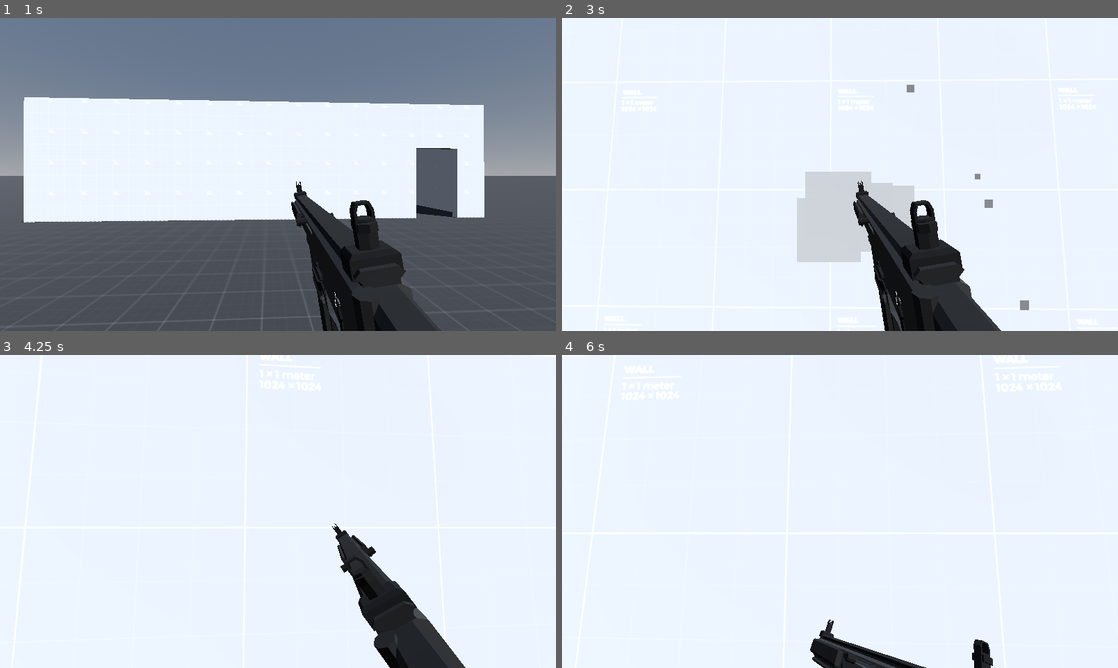
Above: before the commit, frames 1-4 (two rows, left to right).
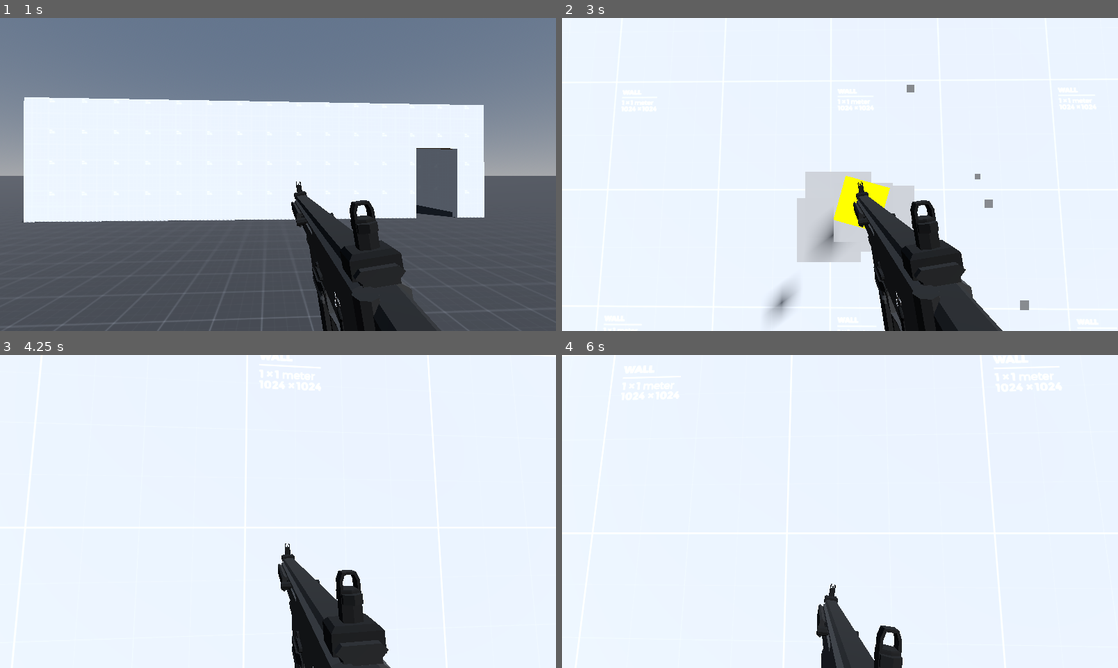
Above: after the commit, the same moments.

Repository: Ieida/Tactical-FPS-Godot
Game: Godot game, scene res://level_0/level_0.tscn
The game is run twice, just before and just after one commit, with the same random seed, the same clock (stepped at 60 frames per second) and the same inputs.
Inputs (mouse positions are in pixels of both pictures, inside the frame that each line leads up to):
- Up to frame 1 (1 s): tap Enter at 0.5 s; move the mouse to (305, 174) at 0.52 s; hold W (move_forward) from 0.53 s (still down); tap T (rack_slide) at 0.6 s; right-click (305, 174) at 0.8 s
- Up to frame 2 (3 s): keep holding W (move_forward); move the mouse to (812, 174) at 1.27 s; right-click (812, 174) at 1.35 s; tap T (rack_slide) at 1.55, 2.1 s; move the mouse to (851, 168) at 2.02 s; right-click (851, 168) at 2.3 s; move the mouse to (834, 180) at 2.77 s; click (834, 180) at 2.85 s
- Up to frame 3 (4.25 s): keep holding W (move_forward); tap T (rack_slide) at 3.05 s; move the mouse to (316, 514) at 3.52 s; right-click (316, 514) at 3.6 s; tap R (reload) at 4.15 s
- Up to frame 4 (6 s): move the mouse to (795, 508) at 4.27 s; tap T (rack_slide) at 4.35, 5.85 s; tap Space at 5 s; move the mouse to (845, 511) at 5.02 s; right-click (845, 511) at 5.1 s; tap Enter at 5.75 s; move the mouse to (817, 505) at 5.77 s; release W (move_forward) at 5.78 s; hold D (move_right) from 5.78 s (still down)

Frame 1 is identical in both runs. In frame 2, 1.7% of the frame differs, in the area x 36-80%, y 50-100%; in frame 3, 8.0%, in the area x 50-84%, y 53-100%; in frame 4, 1.9%.

Commit message:
aim down sights

Diff:
--- a/gun/gun.gd
+++ b/gun/gun.gd
@@ -11,6 +11,7 @@
 @export var fire_mode: FireMode = FireMode.SINGLE
 @export_range(0.0, 1.0) var recoil_multiplier: float
 @export_range(0.0, 1.0) var spread_multiplier: float
+@export var muzzle_flash: GPUParticles3D
 var _chambered_bullet: Bullet
 var _time_since_last_shot: float
 var _time_between_shots: float
@@ -52,6 +53,9 @@
 		_shoot_bullet()
 
 func _shoot_bullet():
+	# Muzzle flash
+	muzzle_flash.restart()
+
 	# Spread
 	var sprd = _chambered_bullet.spread * spread_multiplier * 45.0
 	_chambered_bullet.rotate_object_local(Vector3.BACK, deg_to_rad(randf_range(-180.0, 180.0)))
--- a/player/player.tscn
+++ b/player/player.tscn
@@ -16,6 +16,107 @@
 
 [sub_resource type="SeparationRayShape3D" id="SeparationRayShape3D_d8cd5"]
 
+[sub_resource type="Animation" id="Animation_1x0hq"]
+resource_name = "rack_slide"
+
+[sub_resource type="Animation" id="Animation_dd5lv"]
+resource_name = "recoil"
+
+[sub_resource type="Animation" id="Animation_ej3cw"]
+resource_name = "reload"
+
+[sub_resource type="AnimationLibrary" id="AnimationLibrary_02dpj"]
+_data = {
+"rack_slide": SubResource("Animation_1x0hq"),
+"recoil": SubResource("Animation_dd5lv"),
+"reload": SubResource("Animation_ej3cw")
+}
+
+[sub_resource type="Animation" id="Animation_2t8t8"]
+resource_name = "aim_down_sights"
+length = 0.1
+tracks/0/type = "value"
+tracks/0/imported = false
+tracks/0/enabled = true
+tracks/0/path = NodePath("SMG:position")
+tracks/0/interp = 1
+tracks/0/loop_wrap = true
+tracks/0/keys = {
+"times": PackedFloat32Array(0, 0.1),
+"transitions": PackedFloat32Array(1, 1),
+"update": 0,
+"values": [Vector3(0.05, -0.08, -0.22), Vector3(0, -0.063, -0.22)]
+}
+tracks/1/type = "value"
+tracks/1/imported = false
+tracks/1/enabled = true
+tracks/1/path = NodePath("SMG:rotation")
+tracks/1/interp = 1
+tracks/1/loop_wrap = true
+tracks/1/keys = {
+"times": PackedFloat32Array(0, 0.1),
+"transitions": PackedFloat32Array(1, 1),
+"update": 0,
+"values": [Vector3(0, 0, 0.165806), Vector3(0, 0, 0)]
+}
+tracks/2/type = "value"
+tracks/2/imported = false
+tracks/2/enabled = true
+tracks/2/path = NodePath("..:fov")
+tracks/2/interp = 1
+tracks/2/loop_wrap = true
+tracks/2/keys = {
+"times": PackedFloat32Array(0, 0.1),
+"transitions": PackedFloat32Array(1, 1),
+"update": 0,
+"values": [75.0, 50.0]
+}
+
+[sub_resource type="Animation" id="Animation_gqc1y"]
+length = 0.001
+tracks/0/type = "value"
+tracks/0/imported = false
+tracks/0/enabled = true
+tracks/0/path = NodePath("SMG:position")
+tracks/0/interp = 1
+tracks/0/loop_wrap = true
+tracks/0/keys = {
+"times": PackedFloat32Array(0),
+"transitions": PackedFloat32Array(1),
+"update": 0,
+"values": [Vector3(0.05, -0.08, -0.22)]
+}
+tracks/1/type = "value"
+tracks/1/imported = false
+tracks/1/enabled = true
+tracks/1/path = NodePath("SMG:rotation")
+tracks/1/interp = 1
+tracks/1/loop_wrap = true
+tracks/1/keys = {
+"times": PackedFloat32Array(0),
+"transitions": PackedFloat32Array(1),
+"update": 0,
+"values": [Vector3(0, 0, 0.165806)]
+}
+tracks/2/type = "value"
+tracks/2/imported = false
+tracks/2/enabled = true
+tracks/2/path = NodePath("..:fov")
+tracks/2/interp = 1
+tracks/2/loop_wrap = true
+tracks/2/keys = {
+"times": PackedFloat32Array(0),
+"transitions": PackedFloat32Array(1),
+"update": 0,
+"values": [75.0]
+}
+
+[sub_resource type="AnimationLibrary" id="AnimationLibrary_owug2"]
+_data = {
+"RESET": SubResource("Animation_gqc1y"),
+"aim_down_sights": SubResource("Animation_2t8t8")
+}
+
 [sub_resource type="Animation" id="Animation_2qp58"]
 length = 0.001
 tracks/0/type = "value"
@@ -41,6 +142,42 @@
 "transitions": PackedFloat32Array(1),
 "update": 0,
 "values": [Vector3(0, 0, 0.165806)]
+}
+tracks/2/type = "value"
+tracks/2/imported = false
+tracks/2/enabled = true
+tracks/2/path = NodePath("..:fov")
+tracks/2/interp = 1
+tracks/2/loop_wrap = true
+tracks/2/keys = {
+"times": PackedFloat32Array(0),
+"transitions": PackedFloat32Array(1),
+"update": 0,
+"values": [75.0]
+}
+tracks/3/type = "value"
+tracks/3/imported = false
+tracks/3/enabled = true
+tracks/3/path = NodePath(".:position")
+tracks/3/interp = 1
+tracks/3/loop_wrap = true
+tracks/3/keys = {
+"times": PackedFloat32Array(0),
+"transitions": PackedFloat32Array(1),
+"update": 0,
+"values": [Vector3(0, 0, 0)]
+}
+tracks/4/type = "value"
+tracks/4/imported = false
+tracks/4/enabled = true
+tracks/4/path = NodePath(".:rotation")
+tracks/4/interp = 1
+tracks/4/loop_wrap = true
+tracks/4/keys = {
+"times": PackedFloat32Array(0),
+"transitions": PackedFloat32Array(1),
+"update": 0,
+"values": [Vector3(0, 0, 0)]
 }
 
 [sub_resource type="Animation" id="Animation_bu5vc"]
@@ -50,14 +187,26 @@
 tracks/0/type = "value"
 tracks/0/imported = false
 tracks/0/enabled = true
-tracks/0/path = NodePath("SMG:position")
+tracks/0/path = NodePath(".:position")
 tracks/0/interp = 1
 tracks/0/loop_wrap = true
 tracks/0/keys = {
 "times": PackedFloat32Array(0, 0.05, 0.1),
 "transitions": PackedFloat32Array(1, 1, 1),
 "update": 0,
-"values": [Vector3(0.05, -0.08, -0.22), Vector3(0.05, -0.08, -0.2), Vector3(0.05, -0.08, -0.22)]
+"values": [Vector3(0, 0, 0), Vector3(0, 0, 0.02), Vector3(0, 0, 0)]
+}
+tracks/1/type = "value"
+tracks/1/imported = false
+tracks/1/enabled = true
+tracks/1/path = NodePath(".:rotation")
+tracks/1/interp = 1
+tracks/1/loop_wrap = true
+tracks/1/keys = {
+"times": PackedFloat32Array(0),
+"transitions": PackedFloat32Array(1),
+"update": 0,
+"values": [Vector3(0, 0, 0)]
 }
 
 [sub_resource type="Animation" id="Animation_tqkit"]
@@ -67,26 +216,26 @@
 tracks/0/type = "value"
 tracks/0/imported = false
 tracks/0/enabled = true
-tracks/0/path = NodePath("SMG:position")
-tracks/0/interp = 1
-tracks/0/loop_wrap = true
-tracks/0/keys = {
-"times": PackedFloat32Array(0, 0.04, 0.08, 0.12, 0.3),
+tracks/0/path = NodePath(".:position")
+tracks/0/interp = 1
+tracks/0/loop_wrap = true
+tracks/0/keys = {
+"times": PackedFloat32Array(0, 0.04, 0.08, 0.14, 0.3),
 "transitions": PackedFloat32Array(1, 1, 1, 1, 1),
 "update": 0,
-"values": [Vector3(0.05, -0.08, -0.22), Vector3(0.05, -0.08, -0.195), Vector3(0.05, -0.08, -0.22), Vector3(0.05, -0.08, -0.225), Vector3(0.05, -0.08, -0.22)]
-}
-tracks/1/type = "value"
-tracks/1/imported = false
-tracks/1/enabled = true
-tracks/1/path = NodePath("SMG:rotation")
-tracks/1/interp = 1
-tracks/1/loop_wrap = true
-tracks/1/keys = {
-"times": PackedFloat32Array(0, 0.04, 0.08, 0.12, 0.3),
+"values": [Vector3(0, 0, 0), Vector3(0, 0, 0.025), Vector3(0, 0, 0), Vector3(0, 0, -0.005), Vector3(0, 0, 0)]
+}
+tracks/1/type = "value"
+tracks/1/imported = false
+tracks/1/enabled = true
+tracks/1/path = NodePath(".:rotation")
+tracks/1/interp = 1
+tracks/1/loop_wrap = true
+tracks/1/keys = {
+"times": PackedFloat32Array(0, 0.04, 0.08, 0.14, 0.3),
 "transitions": PackedFloat32Array(1, 1, 1, 1, 1),
 "update": 0,
-"values": [Vector3(0, 0, 0.165806), Vector3(0.0238237, -1.83981e-10, 0.165806), Vector3(0, 0, 0.165806), Vector3(0.00626573, -3.04825e-10, 0.165806), Vector3(0, 0, 0.165806)]
+"values": [Vector3(0, 0, 0), Vector3(0.0244346, 0, 0), Vector3(0, 0, 0), Vector3(-0.00698132, 0, 0), Vector3(0, 0, 0)]
 }
 
 [sub_resource type="Animation" id="Animation_g7t13"]
@@ -95,14 +244,42 @@
 tracks/0/type = "value"
 tracks/0/imported = false
 tracks/0/enabled = true
+tracks/0/path = NodePath(".:rotation")
+tracks/0/interp = 1
+tracks/0/loop_wrap = true
+tracks/0/keys = {
+"times": PackedFloat32Array(0, 0.2, 0.3, 1.6, 1.7, 1.8, 2),
+"transitions": PackedFloat32Array(1, 1, 1, 1, 1, 1, 1),
+"update": 0,
+"values": [Vector3(0, 0, 0), Vector3(-0.444504, 0.196405, -0.477048), Vector3(-0.390082, 0.105109, -0.270627), Vector3(-0.390082, 0.105109, -0.270627), Vector3(-0.277159, 0.117668, -0.34956), Vector3(-0.277159, 0.117668, -0.34956), Vector3(0, 0, 0)]
+}
+tracks/1/type = "value"
+tracks/1/imported = false
+tracks/1/enabled = true
+tracks/1/path = NodePath(".:position")
+tracks/1/interp = 1
+tracks/1/loop_wrap = true
+tracks/1/keys = {
+"times": PackedFloat32Array(0),
+"transitions": PackedFloat32Array(1),
+"update": 0,
+"values": [Vector3(0, 0, 0)]
+}
+
+[sub_resource type="Animation" id="Animation_7ki1c"]
+resource_name = "aim_down_sights"
+length = 0.1
+tracks/0/type = "value"
+tracks/0/imported = false
+tracks/0/enabled = true
 tracks/0/path = NodePath("SMG:position")
 tracks/0/interp = 1
 tracks/0/loop_wrap = true
 tracks/0/keys = {
-"times": PackedFloat32Array(0, 0.1, 0.3, 1.6, 1.7, 1.8, 2),
-"transitions": PackedFloat32Array(1, 1, 1, 1, 1, 1, 1),
-"update": 0,
-"values": [Vector3(0.05, -0.08, -0.22), Vector3(0.163392, -0.08, -0.22), Vector3(0.0347883, -0.199328, -0.22), Vector3(0.0347883, -0.199328, -0.22), Vector3(0.0347883, -0.176807, -0.22), Vector3(0.0347883, -0.199328, -0.22), Vector3(0.05, -0.08, -0.22)]
+"times": PackedFloat32Array(0, 0.1),
+"transitions": PackedFloat32Array(1, 1),
+"update": 0,
+"values": [Vector3(0.05, -0.08, -0.22), Vector3(0, -0.063, -0.19)]
 }
 tracks/1/type = "value"
 tracks/1/imported = false
@@ -111,15 +288,28 @@
 tracks/1/interp = 1
 tracks/1/loop_wrap = true
 tracks/1/keys = {
-"times": PackedFloat32Array(0, 0.1, 0.3, 1.6, 1.7, 1.8, 2),
-"transitions": PackedFloat32Array(1, 1, 1, 1, 1, 1, 1),
-"update": 0,
-"values": [Vector3(0, 0, 0.165806), Vector3(8.08004e-09, -0.468254, 1.10502), Vector3(-0.395111, 0.460766, -0.533742), Vector3(-0.395111, 0.460766, -0.533742), Vector3(-0.328358, 0.427181, -0.51408), Vector3(-0.395111, 0.460766, -0.533742), Vector3(0, 0, 0.165806)]
+"times": PackedFloat32Array(0, 0.1),
+"transitions": PackedFloat32Array(1, 1),
+"update": 0,
+"values": [Vector3(0, 0, 0.165806), Vector3(0, 0, 0)]
+}
+tracks/2/type = "value"
+tracks/2/imported = false
+tracks/2/enabled = true
+tracks/2/path = NodePath("..:fov")
+tracks/2/interp = 1
+tracks/2/loop_wrap = true
+tracks/2/keys = {
+"times": PackedFloat32Array(0, 0.1),
+"transitions": PackedFloat32Array(1, 1),
+"update": 0,
+"values": [75.0, 60.0]
 }
 
 [sub_resource type="AnimationLibrary" id="AnimationLibrary_y3yaa"]
 _data = {
 "RESET": SubResource("Animation_2qp58"),
+"aim_down_sights": SubResource("Animation_7ki1c"),
 "rack_slide": SubResource("Animation_bu5vc"),
 "recoil": SubResource("Animation_tqkit"),
 "reload": SubResource("Animation_g7t13")
@@ -180,6 +370,7 @@
 
 [node name="PlayerCamera" type="Camera3D" parent="CharacterBody3D/Node3D" node_paths=PackedStringArray("body")]
 transform = Transform3D(1, 0, 0, 0, 1, 0, 0, 0, 1, 0, 0.5, 0)
+current = true
 script = ExtResource("2_jgt6g")
 body = NodePath("../..")
 
@@ -204,26 +395,33 @@
 
 [node name="AnimationPlayer" type="AnimationPlayer" parent="CharacterBody3D/Node3D/PlayerCamera/PlayerPistol"]
 libraries = {
-"": SubResource("AnimationLibrary_y3yaa")
-}
-
-[node name="PlayerSMG" type="Node3D" parent="CharacterBody3D/Node3D/PlayerCamera" node_paths=PackedStringArray("weapon", "camera", "animation_player", "magazine")]
+"": SubResource("AnimationLibrary_02dpj")
+}
+
+[node name="PlayerSMG" type="Node3D" parent="CharacterBody3D/Node3D/PlayerCamera" node_paths=PackedStringArray("weapon", "camera", "animation_player", "weapon_animation_player", "magazine")]
+transform = Transform3D(1, 0, 0, 0, 1, 0, 0, 0, 1, 0, 0, 0)
 script = ExtResource("4_pbdc1")
 weapon = NodePath("SMG")
 camera = NodePath("..")
 reload_time = 2.0
 bullet = ExtResource("7_i1ag6")
 animation_player = NodePath("AnimationPlayer")
+weapon_animation_player = NodePath("SMG/AnimationPlayer")
 magazine = NodePath("SMG/Magazine")
 
-[node name="SMG" parent="CharacterBody3D/Node3D/PlayerCamera/PlayerSMG" node_paths=PackedStringArray("magazine", "muzzle") instance=ExtResource("8_6ao76")]
+[node name="SMG" parent="CharacterBody3D/Node3D/PlayerCamera/PlayerSMG" node_paths=PackedStringArray("magazine") instance=ExtResource("8_6ao76")]
 transform = Transform3D(0.986285, -0.165048, 0, 0.165048, 0.986286, 0, 0, 0, 1, 0.05, -0.08, -0.22)
 magazine = NodePath("Magazine")
-muzzle = NodePath(".")
 
 [node name="Magazine" type="Node3D" parent="CharacterBody3D/Node3D/PlayerCamera/PlayerSMG/SMG"]
 script = ExtResource("6_7fstl")
 max_rounds = 30
+
+[node name="AnimationPlayer" type="AnimationPlayer" parent="CharacterBody3D/Node3D/PlayerCamera/PlayerSMG/SMG"]
+root_node = NodePath("../..")
+libraries = {
+"": SubResource("AnimationLibrary_owug2")
+}
 
 [node name="AnimationPlayer" type="AnimationPlayer" parent="CharacterBody3D/Node3D/PlayerCamera/PlayerSMG"]
 libraries = {
--- a/player_weapon/player_weapon.gd
+++ b/player_weapon/player_weapon.gd
@@ -5,6 +5,7 @@
 @export var reload_time: float
 @export var bullet: PackedScene
 @export var animation_player: AnimationPlayer
+@export var weapon_animation_player: AnimationPlayer
 @export var magazine: Magazine
 
 func _ready():
@@ -19,6 +20,10 @@
 		release_trigger()
 	if Input.is_action_just_pressed("reload"):
 		reload()
+	if Input.is_action_just_pressed("aim_down_sights"):
+		aim_down_sights()
+	elif Input.is_action_just_released("aim_down_sights"):
+		aim_hip()
 	#if Input.is_action_just_pressed("rack_slide"):
 	#	rack_slide()
 
@@ -39,6 +44,12 @@
 #endregion
 
 #region Weapon Functions
+func aim_down_sights():
+	weapon_animation_player.play("aim_down_sights")
+
+func aim_hip():
+	weapon_animation_player.play_backwards("aim_down_sights")
+
 func press_trigger():
 	if weapon is Gun:
 		weapon.press_trigger()
--- a/project.godot
+++ b/project.godot
@@ -61,6 +61,15 @@
 "events": [Object(InputEventKey,"resource_local_to_scene":false,"resource_name":"","device":-1,"window_id":0,"alt_pressed":false,"shift_pressed":false,"ctrl_pressed":false,"meta_pressed":false,"pressed":false,"keycode":0,"physical_keycode":84,"key_label":0,"unicode":116,"echo":false,"script":null)
 ]
 }
+aim_down_sights={
+"deadzone": 0.5,
+"events": [Object(InputEventMouseButton,"resource_local_to_scene":false,"resource_name":"","device":-1,"window_id":0,"alt_pressed":false,"shift_pressed":false,"ctrl_pressed":false,"meta_pressed":false,"button_mask":0,"position":Vector2(0, 0),"global_position":Vector2(0, 0),"factor":1.0,"button_index":2,"canceled":false,"pressed":false,"double_click":false,"script":null)
+]
+}
+
+[layer_names]
+
+3d_render/layer_6="first_person"
 
 [rendering]
 
--- a/smg/smg.tscn
+++ b/smg/smg.tscn
@@ -1,18 +1,46 @@
-[gd_scene load_steps=3 format=3 uid="uid://483bq5b351pk"]
+[gd_scene load_steps=6 format=3 uid="uid://483bq5b351pk"]
 
 [ext_resource type="Script" path="res://gun/gun.gd" id="1_06nhw"]
 [ext_resource type="PackedScene" uid="uid://b6hg8oole7lah" path="res://smg/SMG_Full_West.glb" id="2_46lpo"]
 
-[node name="SMG" type="Node3D"]
+[sub_resource type="ParticleProcessMaterial" id="ParticleProcessMaterial_5d4up"]
+particle_flag_disable_z = true
+angle_max = 360.0
+gravity = Vector3(0, 0, 0)
+color = Color(1, 1, 0, 1)
+
+[sub_resource type="StandardMaterial3D" id="StandardMaterial3D_7pwe1"]
+shading_mode = 0
+vertex_color_use_as_albedo = true
+
+[sub_resource type="QuadMesh" id="QuadMesh_bnddl"]
+material = SubResource("StandardMaterial3D_7pwe1")
+size = Vector2(0.1, 0.1)
+
+[node name="SMG" type="Node3D" node_paths=PackedStringArray("muzzle", "muzzle_flash")]
 script = ExtResource("1_06nhw")
+muzzle = NodePath("Muzzle")
 _rpm = 650.0
 fire_mode = 2
 recoil_multiplier = 0.5
 spread_multiplier = 0.25
+muzzle_flash = NodePath("Muzzle/GPUParticles3D")
 
 [node name="SMG_Full_West2" parent="." instance=ExtResource("2_46lpo")]
 
 [node name="SMG_Full_West" parent="SMG_Full_West2/SMG_Full_West_Rig/Skeleton3D" index="0"]
 cast_shadow = 0
 
+[node name="Muzzle" type="Node3D" parent="."]
+transform = Transform3D(1, 0, 0, 0, 1, 0, 0, 0, 1, 0, 0.0171994, -0.222615)
+
+[node name="GPUParticles3D" type="GPUParticles3D" parent="Muzzle"]
+emitting = false
+amount = 1
+lifetime = 0.1
+one_shot = true
+local_coords = true
+process_material = SubResource("ParticleProcessMaterial_5d4up")
+draw_pass_1 = SubResource("QuadMesh_bnddl")
+
 [editable path="SMG_Full_West2"]
Not shown: 1 places in player/player.tscn that only renumber resources
